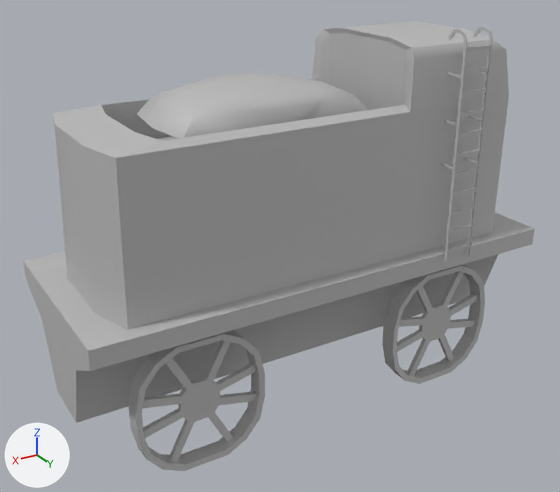
What one commit did to the FBX model Assets/Models/OutsideEnviro/Asset_TrainCarriage01Original.fbx.
Both versions are drawn from a 50 mm camera at (5.96, 9.24, 6.83) aimed at (0.4, -0.03, 2.2). The lights are fixed; the arrows at lower left show +X, +Y and +Z. Where no turn or scale is listed for an object, it has been applied to the vertices.
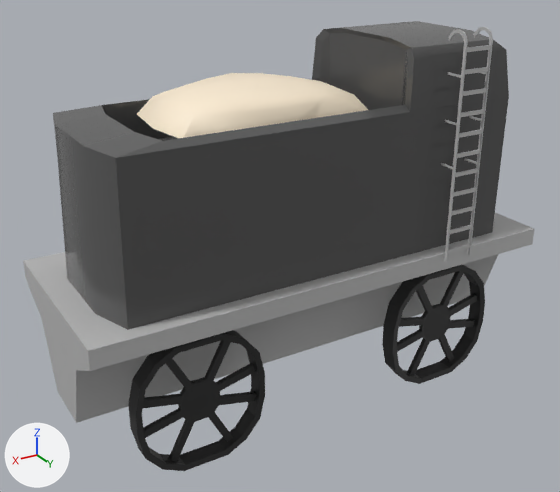
Pixel boxes [x1, y1, x2, y2] of what changed, in the pictures (560 x 492 px):
part 1 of me_mesh, recoloured (grey to black): [382, 265, 485, 384] in both
part 2 of me_mesh, recoloured (grey to black): [128, 330, 265, 471] in both
part 3 of me_mesh, recoloured (grey to black): [53, 21, 509, 330] in both
part 4 of me_mesh, recoloured (grey to white): [137, 73, 368, 138] in both

The change in detail:
Material 'lambert22' (mat_lambert22) is new.
Its base color is (1.0, 0.863, 0.667) (beige #ffefd5).
Material 'lambert10' (mat_lambert10) is new.
Its base color is (0.0194, 0.0194, 0.0194) (black #262626).
Material 'blinn4' (mat_blinn4) is new.
Its base color is (0.0909, 0.0909, 0.0909) (dark grey #555555).
Its roughness is 0.173.
me_mesh has 979 vertices, 856 faces and spans x -3.86..3.86, y -1.52..1.52, z -0.16..5.41.
me_mesh is used by ob_polysurface224; location (0.0, 0.0, 0.0).
me_mesh part 1: 150 of the faces centred in x -2.74..-0.85, y 1.01..1.25, z -0.16..1.78 switch from mat_lambert1 (grey #bcbcbc) to mat_lambert10 (black #262626).
me_mesh part 2: 150 of the faces centred in x 1.41..3.3, y 1.01..1.25, z -0.16..1.78 switch from mat_lambert1 (grey #bcbcbc) to mat_lambert10 (black #262626).
me_mesh part 3: 72 of the faces centred in x -2.94..3.45, y -1.19..1.22, z 2.17..5.25 switch from mat_lambert1 (grey #bcbcbc) to mat_blinn4 (dark grey #555555).
me_mesh part 4: all 44 faces centred in x -0.58..2.19, y -0.82..0.84, z 4.18..4.73 switch from mat_lambert1 (grey #bcbcbc) to mat_lambert22 (beige #ffefd5).
